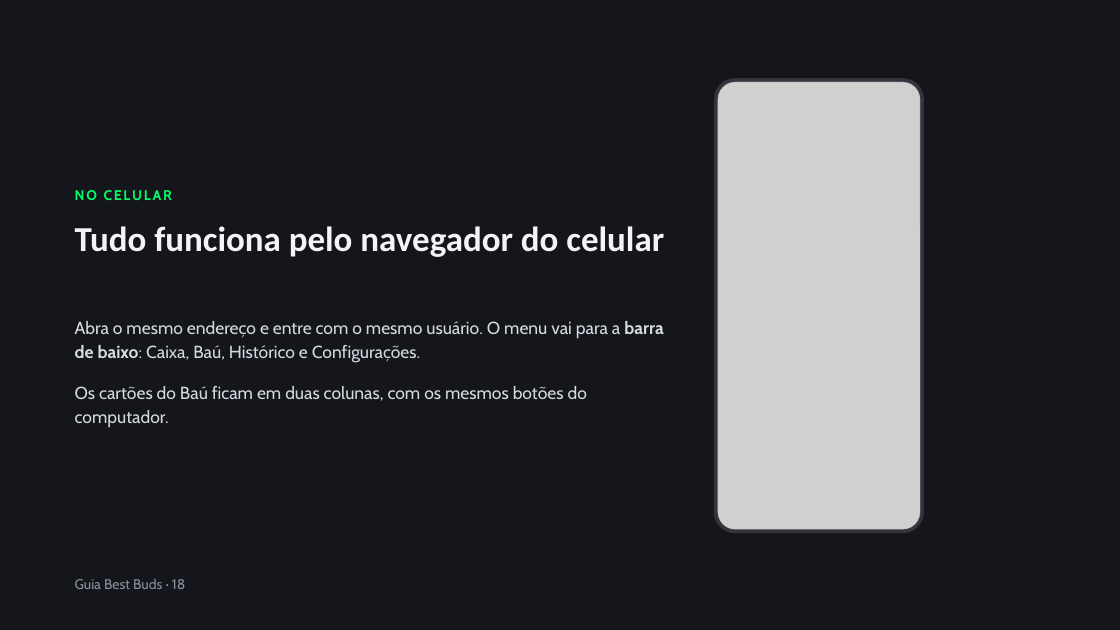
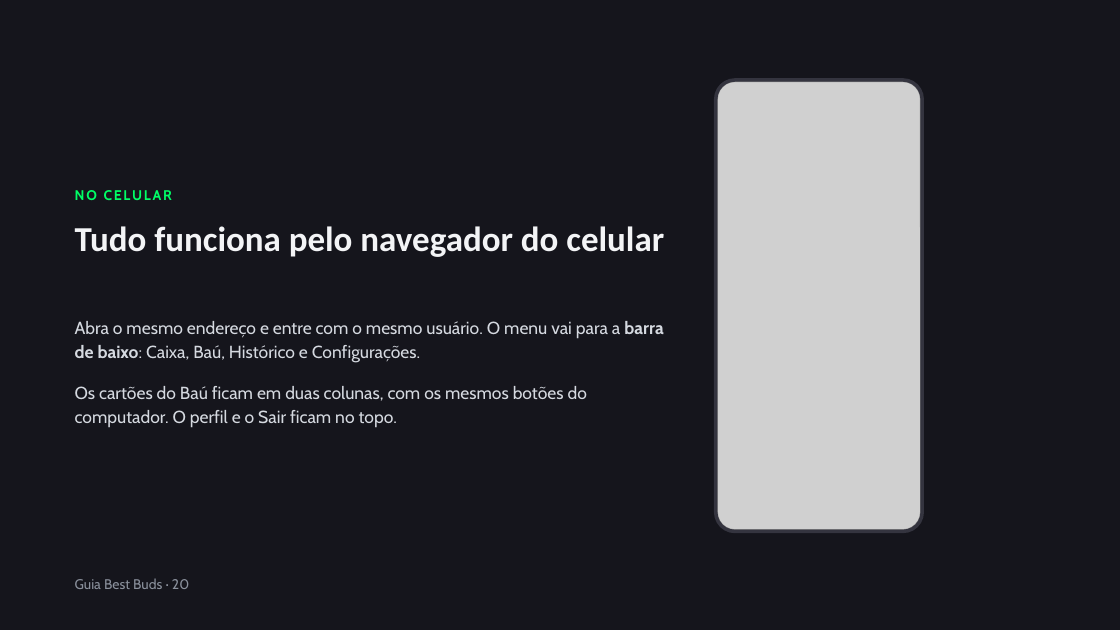
Before and after one commit to BESTBUDSOFC/BESTBUDS, a slide deck: slide 20 of docs/Guia_do_Sistema_Best_Buds.pptx (slide 18 before the commit). Drawn at 1120x630 pixels with LibreOffice and Linux fonts; fonts in the diff are those of the drawing; grey boxes stand for pictures. Boxes give left, top, right and bottom in pixels: in the first picture for what was removed or moved away, otherwise in the second. Text is boxed around its words. In the diff, an @@ line names an element or a change of style, - is before the commit and + after.

```diff
--- a/docs/Guia_do_Sistema_Best_Buds.pptx
+++ b/docs/Guia_do_Sistema_Best_Buds.pptx
@@ text at box(75, 386, 587, 428): text changed @@
-Os cartões do Baú ficam em duas colunas, com os mesmos botões do computador.
+Os cartões do Baú ficam em duas colunas, com os mesmos botões do computador. O perfil e o Sair ficam no topo.
@@ text at box(75, 578, 189, 589): text changed @@
-Guia Best Buds · 18
+Guia Best Buds · 20
```
Also in this commit, not shown: 16 other slides changed, 2 slides added.
